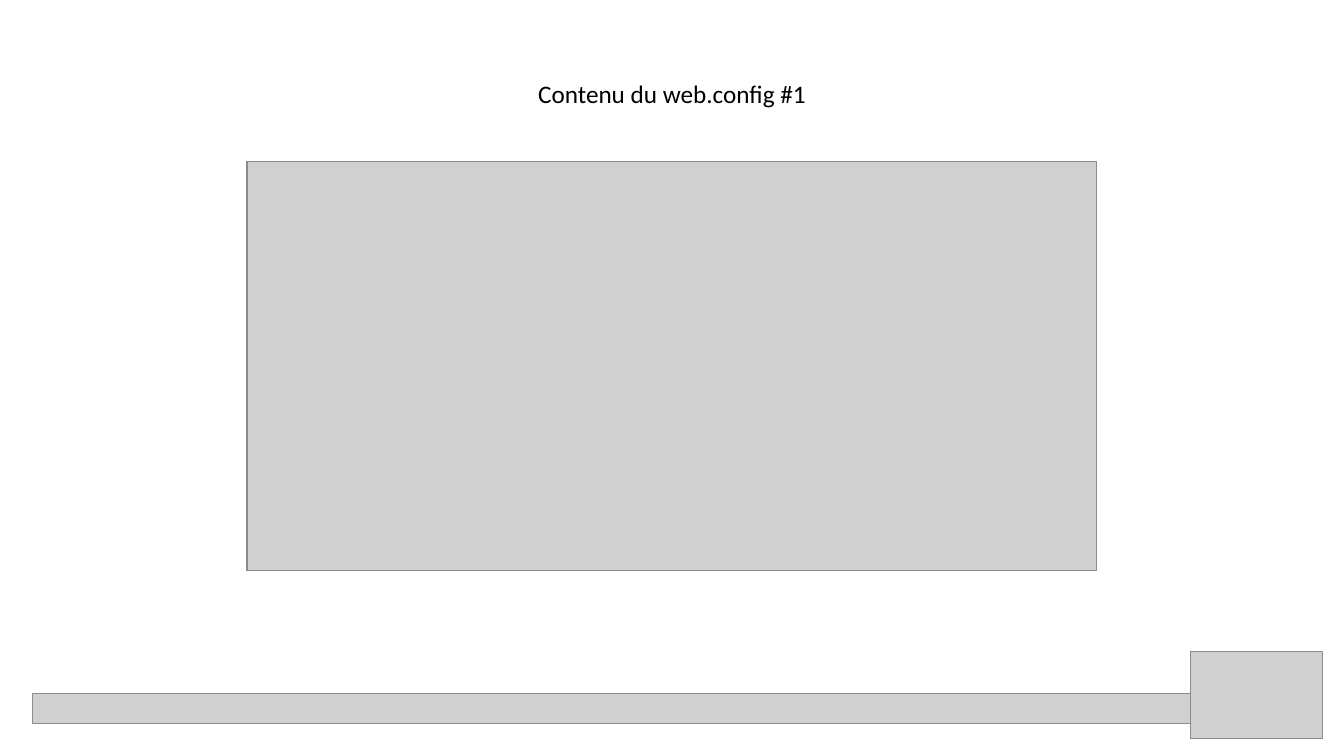
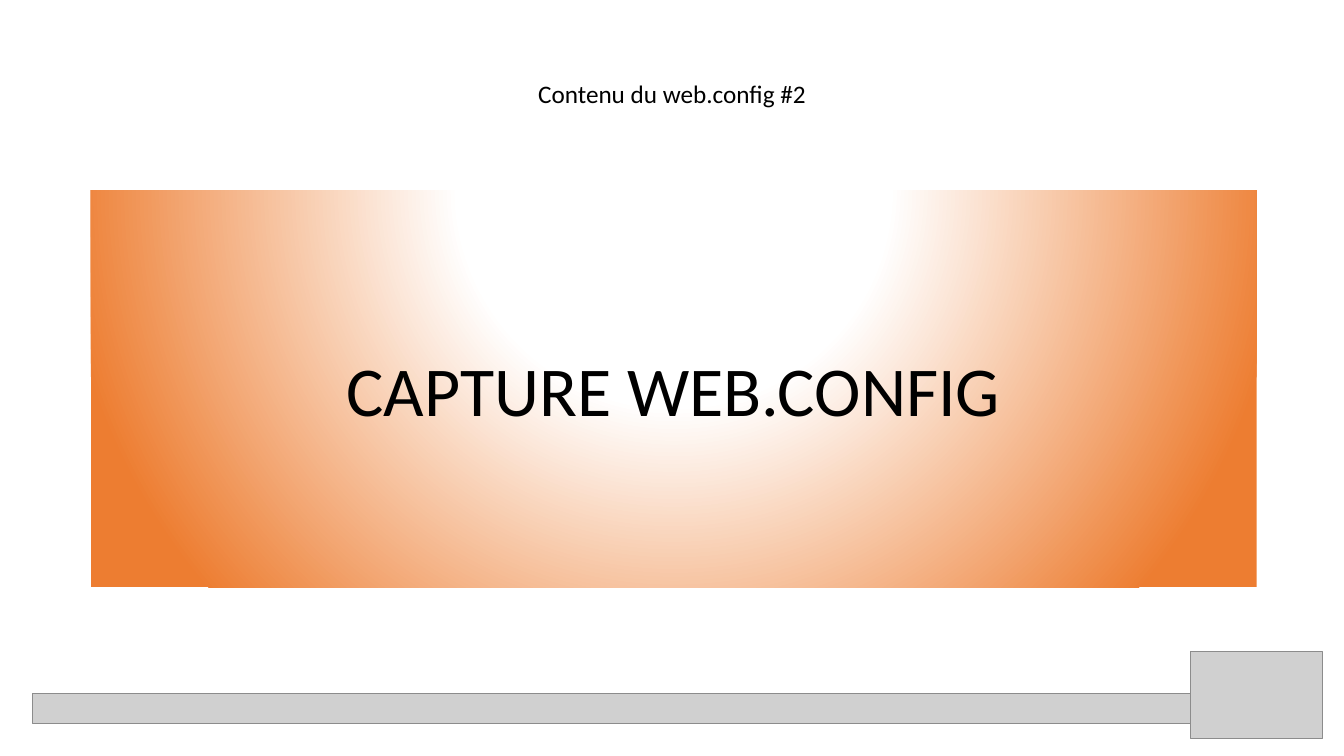
Before and after one commit to acaillol/SpeakUp-ApiShadowing, a slide deck: slide 12 of Speak'up API shadowing.pptx. Drawn at 1344x756 pixels with LibreOffice and Linux fonts; fonts in the diff are those of the drawing; grey boxes stand for pictures. Boxes give left, top, right and bottom in pixels: in the first picture for what was removed or moved away, otherwise in the second. Text is boxed around its words. In the diff, an @@ line names an element or a change of style, - is before the commit and + after.

```diff
--- a/Speak'up API shadowing.pptx
+++ b/Speak'up API shadowing.pptx
@@ text at [538,85,805,108]: text changed @@
-Contenu du web.config #1
+Contenu du web.config #2
@@ picture removed at [247,162,1097,571] @@
@@ rectangle added at [91,191,1256,588], fill gradient #FFFFFF to #ED7D31, 50 pt, text #000000 @@
+CAPTURE WEB.CONFIG
```
Also in this commit, not shown: 4 other slides changed.
